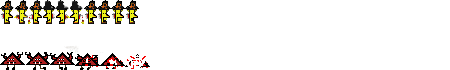
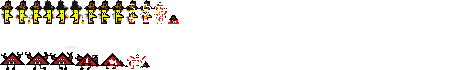
Revision of a layered 450 x 70 image; what changed, layer by layer:
painted on "spriteSheet.png" over [87, 0, 179, 24]
